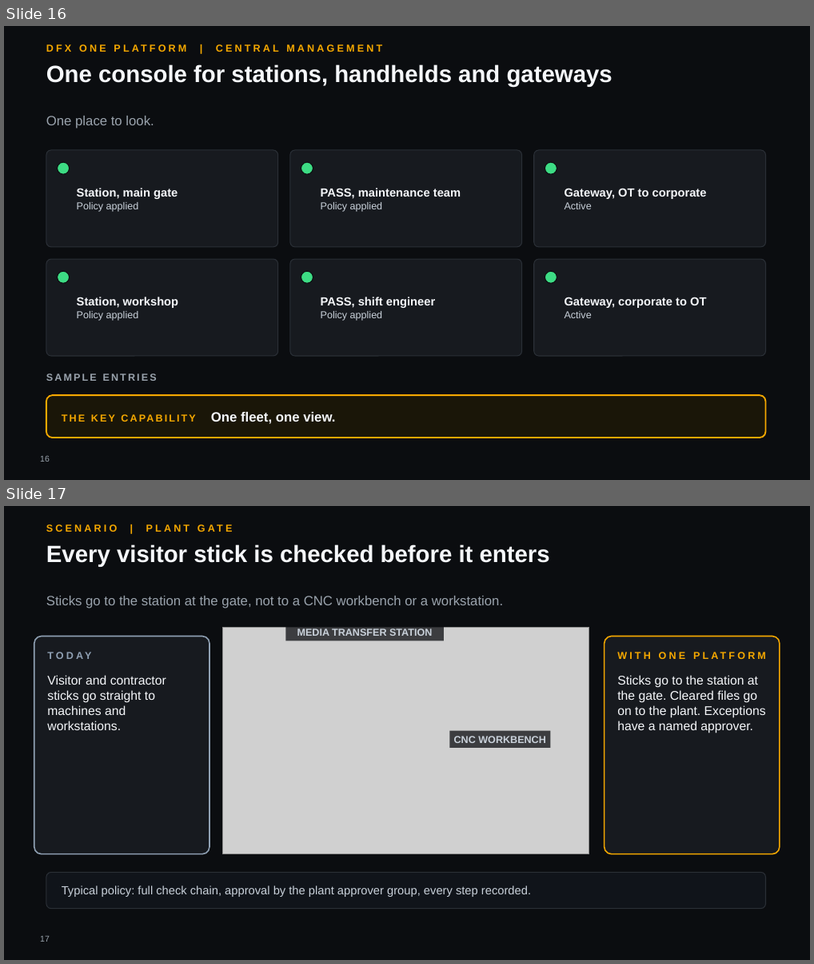
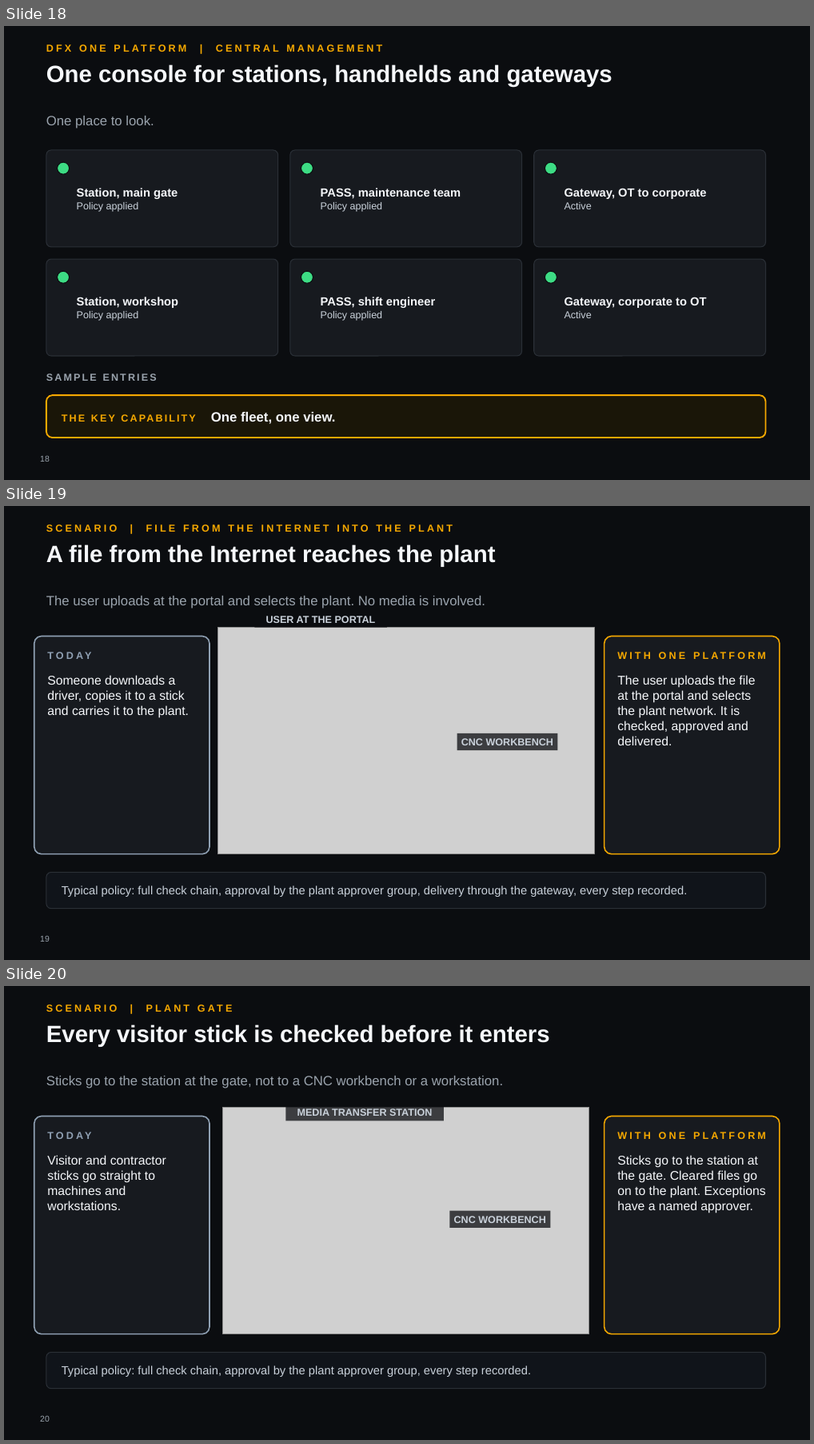
Before and after one commit to hybridus/DFX_Marketing, a slide deck: Projects/06_Presales_OnePlatform_Deck/DFX_OnePlatform_ot.pptx. Shown one above the other, each under a label of ours: slides 16 and 17 before the commit, slides 18, 19 and 20 after it. The pictures are 814x964 and 814x1444 pixels, drawn with LibreOffice and Linux fonts; fonts in the diff are those of the drawing; grey boxes stand for pictures; background and template pictures are left out. Boxes give left, top, right and bottom in pixels: in the first picture for what was removed or moved away, otherwise in the second. Text is boxed around its words. In the diff, an @@ line names an element or a change of style, - is before the commit and + after.

```diff
--- a/Projects/06_Presales_OnePlatform_Deck/DFX_OnePlatform_ot.pptx
+++ b/Projects/06_Presales_OnePlatform_Deck/DFX_OnePlatform_ot.pptx
@@ slide 19 added at [4, 506, 810, 960], background #0B0D10 @@
@@ text added at [46, 524, 454, 532], 12 pt, text #F5A800, bold @@
+SCENARIO | FILE FROM THE INTERNET INTO THE PLANT
@@ text added at [46, 544, 495, 567], 28 pt, text #F5F7FA, bold @@
+A file from the Internet reaches the plant
@@ text added at [46, 596, 486, 608], 16 pt, text #9AA3AD @@
+The user uploads at the portal and selects the plant. No media is involved.
@@ rectangle added at [254, 611, 387, 628], fill #0B0D10 at 75% opacity, 12 pt, text #C9D1DA, bold @@
+USER AT THE PORTAL
@@ rounded rectangle added at [34, 636, 210, 854], fill #171A1F, outline #8FA0B3 1.5 pt @@
@@ text added at [47, 646, 198, 664], 12 pt, text #8FA0B3, bold @@
+TODAY
@@ picture added at [218, 627, 595, 854] @@
@@ rounded rectangle added at [605, 636, 780, 854], fill #171A1F, outline #F5A800 1.5 pt @@
@@ text added at [618, 646, 770, 664], 12 pt, text #F5A800, bold @@
+WITH ONE PLATFORM
@@ text added at [47, 675, 189, 718], 15 pt, text #F5F7FA @@
+Someone downloads a driver, copies it to a stick and carries it to the plant.
@@ text added at [618, 675, 755, 745], 15 pt, text #F5F7FA @@
+The user uploads the file at the portal and selects the plant network. It is checked, approved and delivered.
@@ rectangle added at [457, 733, 558, 751], fill #0B0D10 at 75% opacity, 12 pt, text #C9D1DA, bold @@
+CNC WORKBENCH
@@ rounded rectangle added at [46, 872, 766, 908], fill #10141A, outline #2A2F36 1 pt @@
@@ text added at [62, 885, 687, 896], 14 pt, text #C9D1DA @@
+Typical policy: full check chain, approval by the plant approver group, delivery through the gateway, every step recorded.
@@ page number added at [40, 935, 50, 941], 10 pt, text #9AA3AD @@
+19
@@ what was slide 16 is now slide 18 @@
@@ what was slide 17 is now slide 20 @@
@@ page number at [40, 1415, 50, 1421]: text changed @@
-17
+20
```
Also in this commit, not shown: 3 slides changed, 2 other slides added, 15 other files.
